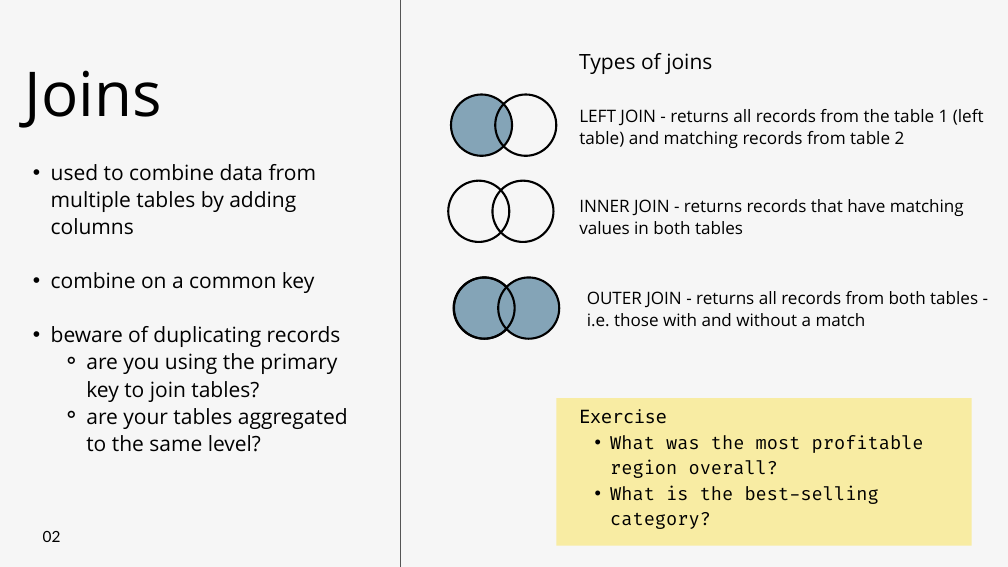
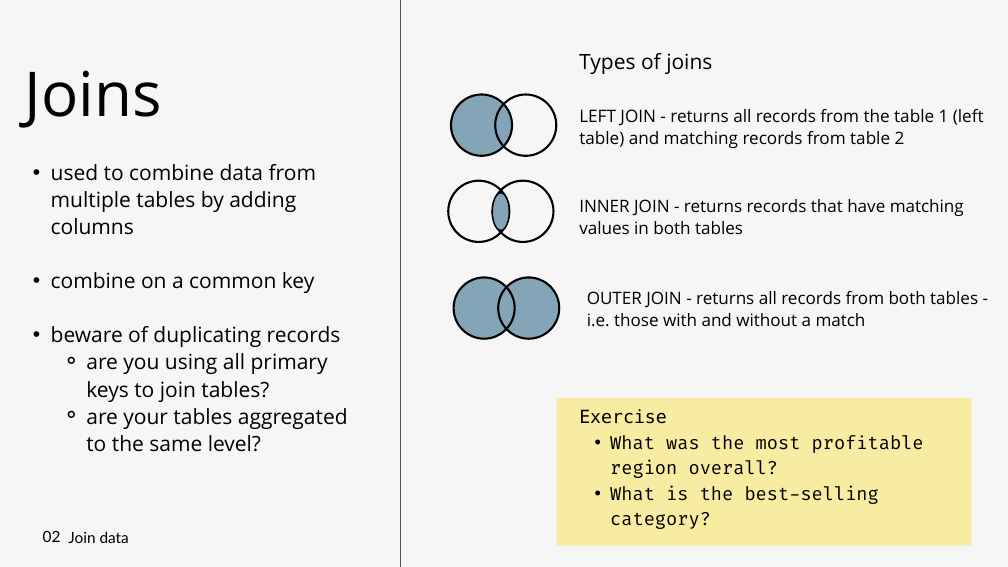
Before and after one commit to selmadogic/Crash-Course-SQL-Data-Wrangling, a slide deck: slide 7 of Data Wrangling with SQL.pptx. Drawn at 1008x567 pixels with LibreOffice and Linux fonts; fonts in the diff are those of the drawing. Boxes give left, top, right and bottom in pixels: in the first picture for what was removed or moved away, otherwise in the second. Text is boxed around its words. In the diff, an @@ line names an element or a change of style, - is before the commit and + after.

```diff
--- a/Data Wrangling with SQL.pptx
+++ b/Data Wrangling with SQL.pptx
@@ ellipse added at bbox=[492, 193, 510, 231], fill #84A4B7, outline #000000 2 pt @@
@@ text at bbox=[86, 353, 328, 402]: text changed @@
-    ⚬ are you using the primary key to join tables?
+    ⚬ are you using all primary keys to join tables?
@@ text added at bbox=[68, 531, 129, 543], 22 pt, text #000000 @@
+Join data
```
Also in this commit, not shown: 6 other slides changed.
